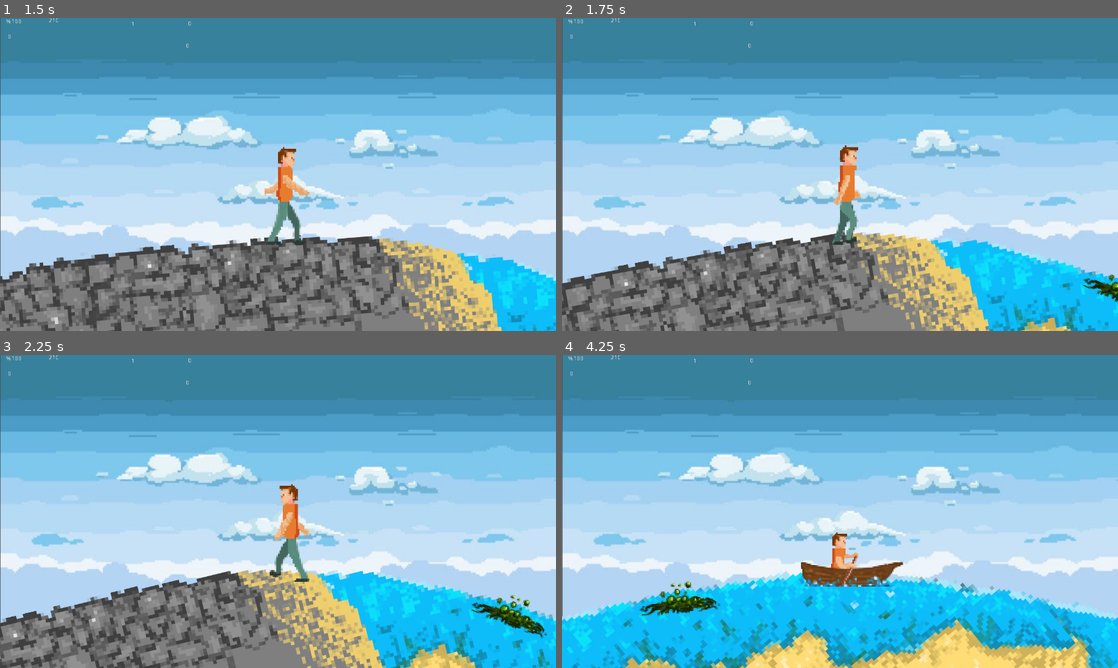
Above: before the commit, frames 1-4 (two rows, left to right).
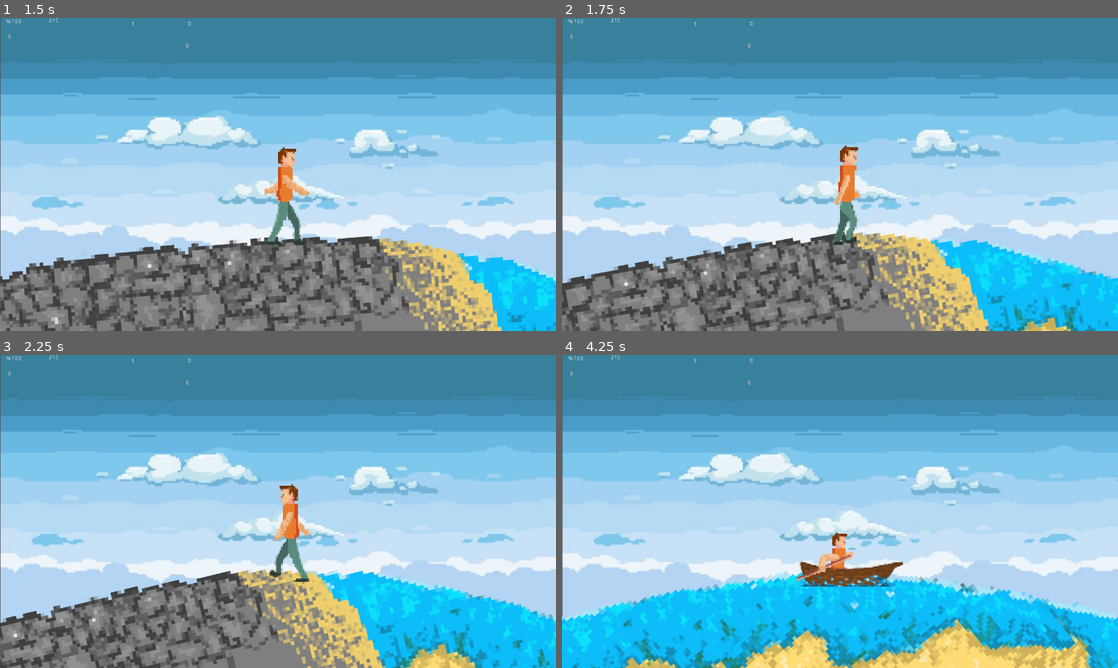
Above: after the commit, the same moments.

Repository: GoksuBay/GGJ
Game: Godot game, scene res://Main menu.tscn
The game is run twice, just before and just after one commit, with the same random seed, the same clock (stepped at 60 frames per second) and the same inputs.
Inputs (mouse positions are in pixels of both pictures, inside the frame that each line leads up to):
- Up to frame 1 (1.5 s): click (278, 246) at 0.5 s; hold Right (ui_right) from 1.28 s (still down); hold Space (ui_select) from 1.28 s (still down)
- Up to frame 2 (1.75 s): keep holding Right (ui_right); keep holding Space (ui_select)
- Up to frame 3 (2.25 s): release Right (ui_right) at 2.03 s; release Space (ui_select) at 2.03 s; hold Left (ui_left) from 2.03 s (still down); tap Space (ui_select) at 2.1 s
- Up to frame 4 (4.25 s): tap Space (ui_select) at 2.27, 2.57, 3.6, 3.77, 4.07 s; release Left (ui_left) at 2.78 s; hold Space (ui_select) 2.78-3.53 s; hold Right (ui_right) from 2.78 s (still down)

Frame 1 is identical in both runs. In frame 2, 0.3% of the frame differs, in the area x 93-100%, y 81-91%; in frame 3, 0.7%; in frame 4, 1.4%, in the area x 13-60%, y 62-84%.

Commit message:
sonunda

Diff:
--- a/TestGGJ/Earth.gd
+++ b/TestGGJ/Earth.gd
@@ -22,9 +22,9 @@
 			rotation_dir -= 1
 		if Input.is_action_pressed('ui_left'):
 			rotation_dir += 1
-		if Input.is_action_just_pressed("ui_select") && (rotation > 0.75 || rotation < -2.80) && temp != rotation:
+		if Input.is_action_just_pressed("ui_select") && (rotation > 0.75 || rotation < -2.80) && get_parent().temp_s %2 == 0:
 			get_parent().plant()
-			temp = rotation
+			get_parent().get_node("KinematicBody2D/AnimatedSprite").play("Tohum")
 		if Input.is_action_just_pressed("ui_select") && (rotation < -0.3 && rotation > -2.80) && temp != rotation:
 			temp = rotation
 			get_parent().collect()
--- a/TestGGJ/KinematicBody2D.gd
+++ b/TestGGJ/KinematicBody2D.gd
@@ -2,18 +2,18 @@
 
 var motion = Vector2()
 var earthrot
+var animation = null
 
 
 # Called when the node enters the scene tree for the first time.
 func _ready():
-
 	pass # Replace with function body.
 
 
 func _physics_process(delta):
 	if get_parent().game_ending() != true:
 		earthrot = get_parent().get_node("Earth").rotation
-		print("earth:" , earthrot)
+		print(animation)
 		if earthrot < -0.26 && earthrot > -2.78:
 			$AnimatedSprite.speed_scale = 1.0
 			$AnimatedSprite.position = Vector2(551.772 , 250)
@@ -46,7 +46,14 @@
 		else:
 			$AnimatedSprite.speed_scale = 1.0
 			$AnimatedSprite.position = Vector2(551.772 , 187)
-			if Input.is_action_pressed("ui_left") && Input.is_action_pressed("ui_right"):
+			animation = false
+			if Input.is_action_pressed("ui_select") && (rotation < 0.75 || rotation > -2.80):
+				print("work")
+				animation = true
+				$AnimatedSprite.play("Tohum")
+				if !($AnimatedSprite.is_playing()):
+					animation = false
+			elif Input.is_action_pressed("ui_left") && Input.is_action_pressed("ui_right"):
 				$AnimatedSprite.play("default")
 			elif Input.is_action_pressed("ui_left"):
 				$AnimatedSprite.flip_h = true
@@ -54,8 +61,7 @@
 			elif Input.is_action_pressed("ui_right"):
 				$AnimatedSprite.flip_h = false
 				$AnimatedSprite.play("kosma")
-
-			else:
+			elif !animation:
 				$AnimatedSprite.play("default")
 	else:
 		$AnimatedSprite.play("default")
--- a/TestGGJ/Node2D.gd
+++ b/TestGGJ/Node2D.gd
@@ -38,27 +38,27 @@
 
 func temp_event(numofPeople):
 	if yuzde < 90:
-		temperature = 32-(plantedSeeds/30)
+		temperature = 32-(plantedSeeds/30 - rubbish/5)
 		if temperature < 22:
 			temperature = 21
 	if yuzde < 80:
-		temperature = 43-(plantedSeeds/30)
+		temperature = 43-(plantedSeeds/30 - rubbish/5)
 		if temperature < 22:
 			temperature = 21
 	if yuzde < 50:
-		temperature = 52-(plantedSeeds/30)
+		temperature = 52-(plantedSeeds/30 - rubbish/5)
 		if temperature < 22:
 			temperature = 21
 	if yuzde < 30:
-		temperature = 63-(plantedSeeds/30)
+		temperature = 63-(plantedSeeds/30 - rubbish/5)
 		if temperature < 22:
 			temperature = 21
 	if yuzde < 20:
-		temperature = 68-(plantedSeeds/30)
+		temperature = 68-(plantedSeeds/30 - rubbish/5)
 		if temperature < 22:
 			temperature = 21
 	if yuzde < 10:
-		temperature = 80-(plantedSeeds/30)
+		temperature = 80-(plantedSeeds/30 - rubbish/5)
 		if temperature < 22:
 			temperature = 21
 		pass
@@ -66,7 +66,7 @@
 		temperature = 63
 
 func _physics_process(delta):
-	print(get_node("Earth").rotation)
+	print()
 	time = s
 	if game_ending() != true:
 		timer()
@@ -128,8 +128,11 @@
 	numofTrees -= 1
 	if numofTrees%10 == 0:
 		numofSeeds += 1
-	if numofPeople%10 == 0:
+	if temp_s%10 == 0:
 		rubbish += 1
+		rubbish += rubbish/2
+	if rubbish > 20:
+		rubbish = 20
 	pass
 
 func timer():
@@ -188,6 +191,88 @@
 		get_node("Earth/tree5").visible = false
 		get_node("Earth/tree14").visible = false
 		get_node("Earth/tree12").visible = false
+	if rubbish > 0:
+		get_node("Earth/cop").visible = true
+	else:
+		get_node("Earth/cop").visible = false
+	if rubbish > 1:
+		get_node("Earth/cop2").visible = true
+	else:
+		get_node("Earth/cop2").visible = false
+	if rubbish > 2:
+		get_node("Earth/cop3").visible = true
+	else:
+		get_node("Earth/cop3").visible = false
+	if rubbish > 3:
+		get_node("Earth/cop4").visible = true
+	else:
+		get_node("Earth/cop4").visible = false
+	if rubbish > 4:
+		get_node("Earth/cop5").visible = true
+	else:
+		get_node("Earth/cop5").visible = false
+	if rubbish > 5:
+		get_node("Earth/cop6").visible = true
+	else:
+		get_node("Earth/cop6").visible = false
+	if rubbish > 6:
+		get_node("Earth/cop7").visible = true
+	else:
+		get_node("Earth/cop7").visible = false
+	if rubbish > 7:
+		get_node("Earth/cop8").visible = true
+	else:
+		get_node("Earth/cop8").visible = false
+	if rubbish > 8:
+		get_node("Earth/cop9").visible = true
+	else:
+		get_node("Earth/cop9").visible = false
+	if rubbish > 9:
+		get_node("Earth/cop10").visible = true
+	else:
+		get_node("Earth/cop10").visible = false
+	if rubbish > 10:
+		get_node("Earth/cop11").visible = true
+	else:
+		get_node("Earth/cop11").visible = false
+	if rubbish > 11:
+		get_node("Earth/cop12").visible = true
+	else:
+		get_node("Earth/cop12").visible = false
+	if rubbish > 12:
+		get_node("Earth/cop13").visible = true
+	else:
+		get_node("Earth/cop13").visible = false
+	if rubbish > 13:
+		get_node("Earth/cop14").visible = true
+	else:
+		get_node("Earth/cop14").visible = false
+	if rubbish > 14:
+		get_node("Earth/cop15").visible = true
+	else:
+		get_node("Earth/cop15").visible = false
+	if rubbish > 15:
+		get_node("Earth/cop16").visible = true
+	else:
+		get_node("Earth/cop16").visible = false
+	if numofPeople > 100 && numofPeople < 5000:
+		get_node("Earth/evre1").visible = true
+		get_node("Earth/evre2").visible = true
+		get_node("Earth/evre3").visible = true
+		get_node("Earth/evre4").visible = true
+	else:
+		get_node("Earth/evre1").visible = false
+		get_node("Earth/evre2").visible = false
+		get_node("Earth/evre3").visible = false
+		get_node("Earth/evre4").visible = false
+		get_node("Earth/evre4").visible = false
+	if numofPeople > 5000 && numofPeople < 10000:
+		get_node("Earth/evre7").visible = true
+		get_node("Earth/evre8").visible = true
+	else:
+		get_node("Earth/evre7").visible = false
+		get_node("Earth/evre8").visible = false
+
 
 func tempTimer():
 	temp_ms += 1
--- a/TestGGJ/Node2D.tscn
+++ b/TestGGJ/Node2D.tscn
@@ -38,6 +38,16 @@
 [ext_resource path="res://charanim/charidle2.png" type="Texture" id=36]
 [ext_resource path="res://agac/agaci_kokden.png" type="Texture" id=37]
 [ext_resource path="res://denizcopu.png" type="Texture" id=38]
+[ext_resource path="res://denizcopu2.png" type="Texture" id=39]
+[ext_resource path="res://denizcopu3.png" type="Texture" id=40]
+[ext_resource path="res://denizcopu4.png" type="Texture" id=41]
+[ext_resource path="res://charanim/tohum1.png" type="Texture" id=42]
+[ext_resource path="res://charanim/tohum4.png" type="Texture" id=43]
+[ext_resource path="res://charanim/tohum3.png" type="Texture" id=44]
+[ext_resource path="res://charanim/tohum2.png" type="Texture" id=45]
+[ext_resource path="res://prop/cadir.png" type="Texture" id=46]
+[ext_resource path="res://prop/tahta_ev.png" type="Texture" id=47]
+[ext_resource path="res://prop/tahta_ev2.png" type="Texture" id=48]
 
 [sub_resource type="SpriteFrames" id=1]
 animations = [ {
@@ -51,10 +61,15 @@
 "name": "kosma",
 "speed": 20.0
 }, {
+"frames": [ ExtResource( 42 ), ExtResource( 45 ), ExtResource( 44 ), ExtResource( 43 ) ],
+"loop": true,
+"name": "Tohum",
+"speed": 15.0
+}, {
 "frames": [ ExtResource( 27 ), ExtResource( 23 ), ExtResource( 28 ), ExtResource( 24 ), ExtResource( 25 ), ExtResource( 26 ) ],
 "loop": true,
 "name": "tekne",
-"speed": 20.0
+"speed": 10.0
 }, {
 "frames": [ ExtResource( 31 ), ExtResource( 30 ), ExtResource( 29 ), ExtResource( 32 ) ],
 "loop": true,
@@ -325,10 +340,139 @@
 texture = ExtResource( 1 )
 
 [node name="cop" type="Sprite" parent="Earth"]
-position = Vector2( 969.704, -1787.54 )
+position = Vector2( 948.681, -1816.98 )
 rotation = 0.596088
 scale = Vector2( 0.1863, 0.1863 )
-texture = ExtResource( 38 )
+texture = ExtResource( 39 )
+
+[node name="cop2" type="Sprite" parent="Earth"]
+position = Vector2( 1331.87, 1570.54 )
+rotation = 2.39742
+scale = Vector2( 0.1863, 0.1863 )
+texture = ExtResource( 38 )
+
+[node name="cop9" type="Sprite" parent="Earth"]
+position = Vector2( 1906.75, 757.625 )
+rotation = 2.00911
+scale = Vector2( 0.1863, 0.1863 )
+texture = ExtResource( 40 )
+
+[node name="cop10" type="Sprite" parent="Earth"]
+position = Vector2( 1947.25, -707.615 )
+rotation = 1.24867
+scale = Vector2( 0.1863, 0.1863 )
+texture = ExtResource( 38 )
+
+[node name="cop11" type="Sprite" parent="Earth"]
+position = Vector2( 2016.92, -484.13 )
+rotation = 1.24867
+scale = Vector2( 0.1863, 0.1863 )
+texture = ExtResource( 38 )
+
+[node name="cop3" type="Sprite" parent="Earth"]
+position = Vector2( 1698.81, 1147.57 )
+rotation = 2.09439
+scale = Vector2( 0.1863, 0.1863 )
+texture = ExtResource( 38 )
+
+[node name="cop4" type="Sprite" parent="Earth"]
+position = Vector2( 1653.75, -1224.77 )
+rotation = 0.785397
+scale = Vector2( 0.1863, 0.1863 )
+texture = ExtResource( 41 )
+
+[node name="cop5" type="Sprite" parent="Earth"]
+position = Vector2( 1806.85, -1013.35 )
+rotation = 1.11792
+scale = Vector2( 0.1863, 0.1863 )
+texture = ExtResource( 40 )
+
+[node name="cop6" type="Sprite" parent="Earth"]
+position = Vector2( 1454.74, -1452.07 )
+rotation = 0.899566
+scale = Vector2( 0.1863, 0.1863 )
+texture = ExtResource( 41 )
+
+[node name="cop7" type="Sprite" parent="Earth"]
+position = Vector2( 1255.99, -1645.18 )
+rotation = 0.596088
+scale = Vector2( 0.234061, 0.234061 )
+texture = ExtResource( 38 )
+
+[node name="cop8" type="Sprite" parent="Earth"]
+position = Vector2( 1535.43, 1360.75 )
+rotation = 2.27033
+scale = Vector2( 0.1863, 0.1863 )
+texture = ExtResource( 38 )
+
+[node name="cop12" type="Sprite" parent="Earth"]
+position = Vector2( 1821.78, 973.387 )
+rotation = 2.13397
+scale = Vector2( 0.1863, 0.1863 )
+texture = ExtResource( 38 )
+
+[node name="cop13" type="Sprite" parent="Earth"]
+position = Vector2( 2066.83, -226.616 )
+rotation = 1.58133
+scale = Vector2( 0.1863, 0.1863 )
+texture = ExtResource( 38 )
+
+[node name="cop14" type="Sprite" parent="Earth"]
+position = Vector2( 2053.45, 309.301 )
+rotation = 1.70383
+scale = Vector2( 0.1863, 0.1863 )
+texture = ExtResource( 38 )
+
+[node name="cop15" type="Sprite" parent="Earth"]
+position = Vector2( 1990.96, 562.257 )
+rotation = 1.87739
+scale = Vector2( 0.1863, 0.1863 )
+texture = ExtResource( 38 )
+
+[node name="cop16" type="Sprite" parent="Earth"]
+position = Vector2( 2064.25, 37.2974 )
+rotation = 1.58133
+scale = Vector2( 0.1863, 0.1863 )
+texture = ExtResource( 38 )
+
+[node name="evre2" type="Sprite" parent="Earth"]
+visible = false
+position = Vector2( -896.29, -1935.76 )
+rotation = -0.433598
+scale = Vector2( 0.636052, 0.636052 )
+texture = ExtResource( 46 )
+
+[node name="evre1" type="Sprite" parent="Earth"]
+visible = false
+position = Vector2( -1147.32, -1831.79 )
+rotation = -0.609474
+scale = Vector2( 0.68669, 0.68669 )
+texture = ExtResource( 46 )
+
+[node name="evre4" type="Sprite" parent="Earth"]
+visible = false
+position = Vector2( 21.7675, -2140.52 )
+scale = Vector2( 0.636052, 0.636052 )
+texture = ExtResource( 46 )
+
+[node name="evre3" type="Sprite" parent="Earth"]
+visible = false
+position = Vector2( -224.948, -2144.47 )
+scale = Vector2( 0.68669, 0.68669 )
+texture = ExtResource( 46 )
+
+[node name="evre8" type="Sprite" parent="Earth"]
+visible = false
+position = Vector2( 21.0655, -2272.45 )
+scale = Vector2( 0.71182, 0.71182 )
+texture = ExtResource( 47 )
+
+[node name="evre7" type="Sprite" parent="Earth"]
+visible = false
+position = Vector2( -940.109, -2058.43 )
+rotation = -0.440255
+scale = Vector2( 0.68669, 0.68669 )
+texture = ExtResource( 48 )
 
 [node name="KinematicBody2D" type="KinematicBody2D" parent="."]
 position = Vector2( 97.3199, 219.051 )
@@ -338,7 +482,9 @@
 position = Vector2( 551.772, 187.582 )
 scale = Vector2( 0.238634, 0.238634 )
 frames = SubResource( 1 )
-animation = "deftekne"
+animation = "Tohum"
+frame = 2
+playing = true
 
 [node name="Game Over" parent="." instance=ExtResource( 12 )]
 margin_right = 440.0
Not shown: 1 places in TestGGJ/Node2D.tscn that only renumber resources
Not shown, added: TestGGJ/charanim/tohum1.png.import
Not shown, added: TestGGJ/charanim/tohum2.png.import
Not shown, added: TestGGJ/charanim/tohum3.png.import
Not shown, added: TestGGJ/charanim/tohum4.png.import
Not shown, added: TestGGJ/denizcopu2.png.import
Not shown, added: TestGGJ/denizcopu3.png.import
Not shown, added: TestGGJ/denizcopu4.png.import
Not shown, added: TestGGJ/prop/cadir.png.import
Not shown, added: TestGGJ/prop/sokak_lamba.png.import
Not shown, added: TestGGJ/prop/tahta_ev.png.import
Not shown, added: TestGGJ/prop/tahta_ev2.png.import
